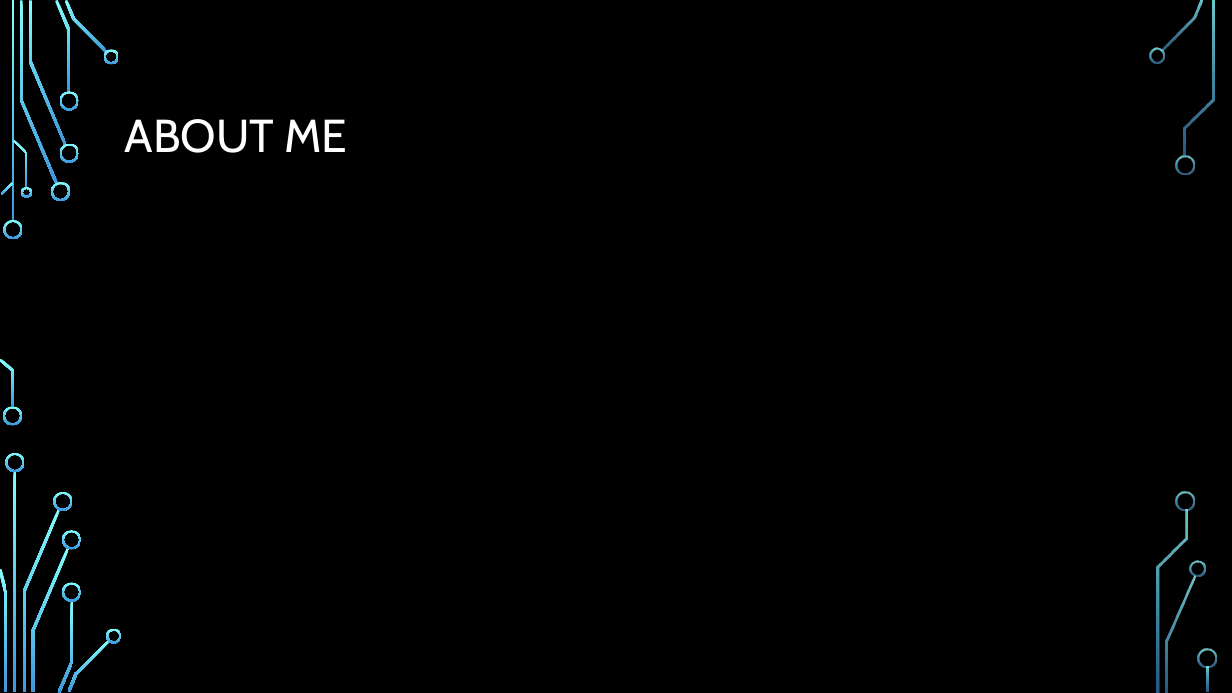
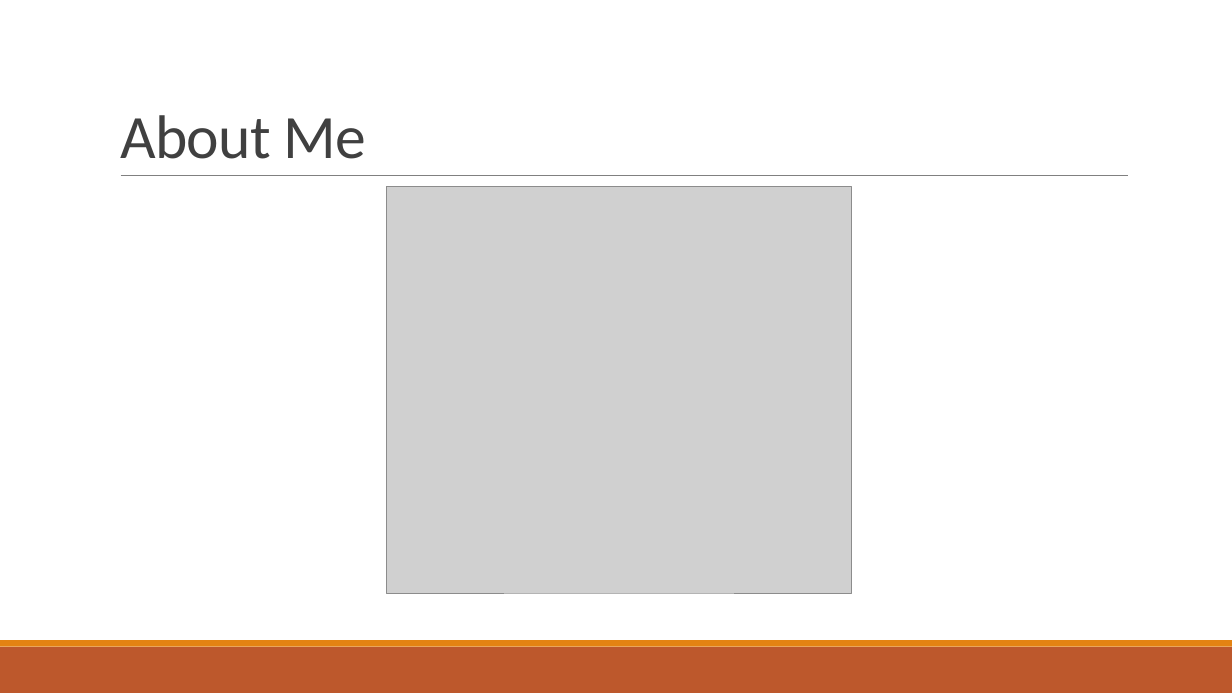
Before and after one commit to stoiveyp/DDDWales2018, a slide deck: slide 3 of Presentation/VoiceAndMore.pptx (slide 2 before the commit). Drawn at 1232x693 pixels with LibreOffice and Linux fonts; fonts in the diff are those of the drawing; grey boxes stand for pictures; background and template pictures are left out. Boxes give left, top, right and bottom in pixels: in the first picture for what was removed or moved away, otherwise in the second. Text is boxed around its words. In the diff, an @@ line names an element or a change of style, - is before the commit and + after.

```diff
--- a/Presentation/VoiceAndMore.pptx
+++ b/Presentation/VoiceAndMore.pptx
@@ background picture (left out) to #FFFFFF @@
@@ title "About Me" at (120,115,367,159): vertical alignment middle to bottom @@
@@ title at (120,115,367,159): text changed; size 36 to 48 pt; font Cabin to Calibri; text colour #FFFFFF to #404040 @@
-ABOUT ME
+About Me
@@ line added from (121, 176) to (1128, 176), #808080 0.5 pt @@
@@ picture added at (387,187,851,593) @@
@@ rectangle added at (0,647,1232,693), fill #BD582C @@
@@ rectangle added at (0,640,1232,647), fill #E48312 @@
@@ group removed at (0,0,1217,693): 33 freeform shapes, 3 rectangles @@
```
Also in this commit, not shown: 3 other slides changed, 27 slides added, 8 slides removed.
